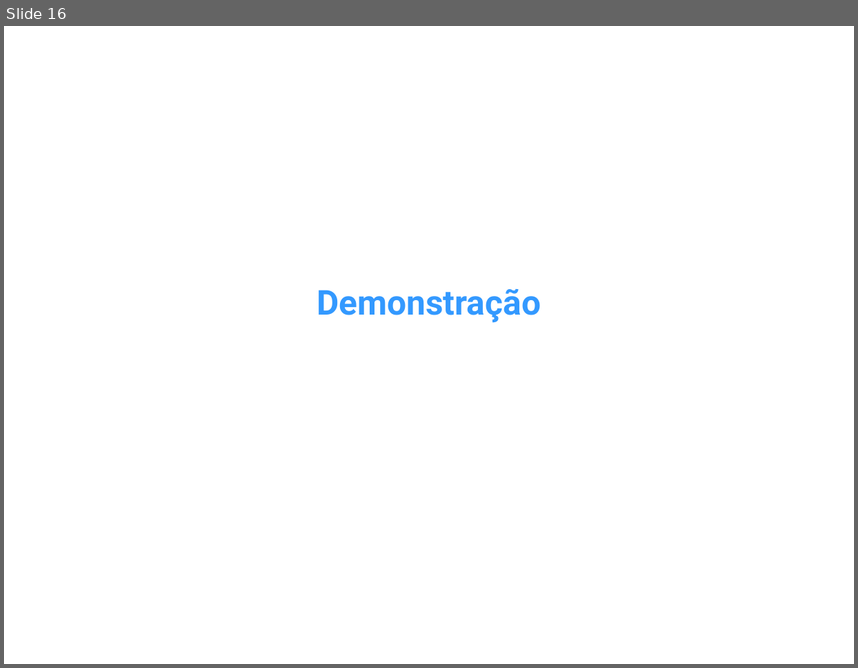
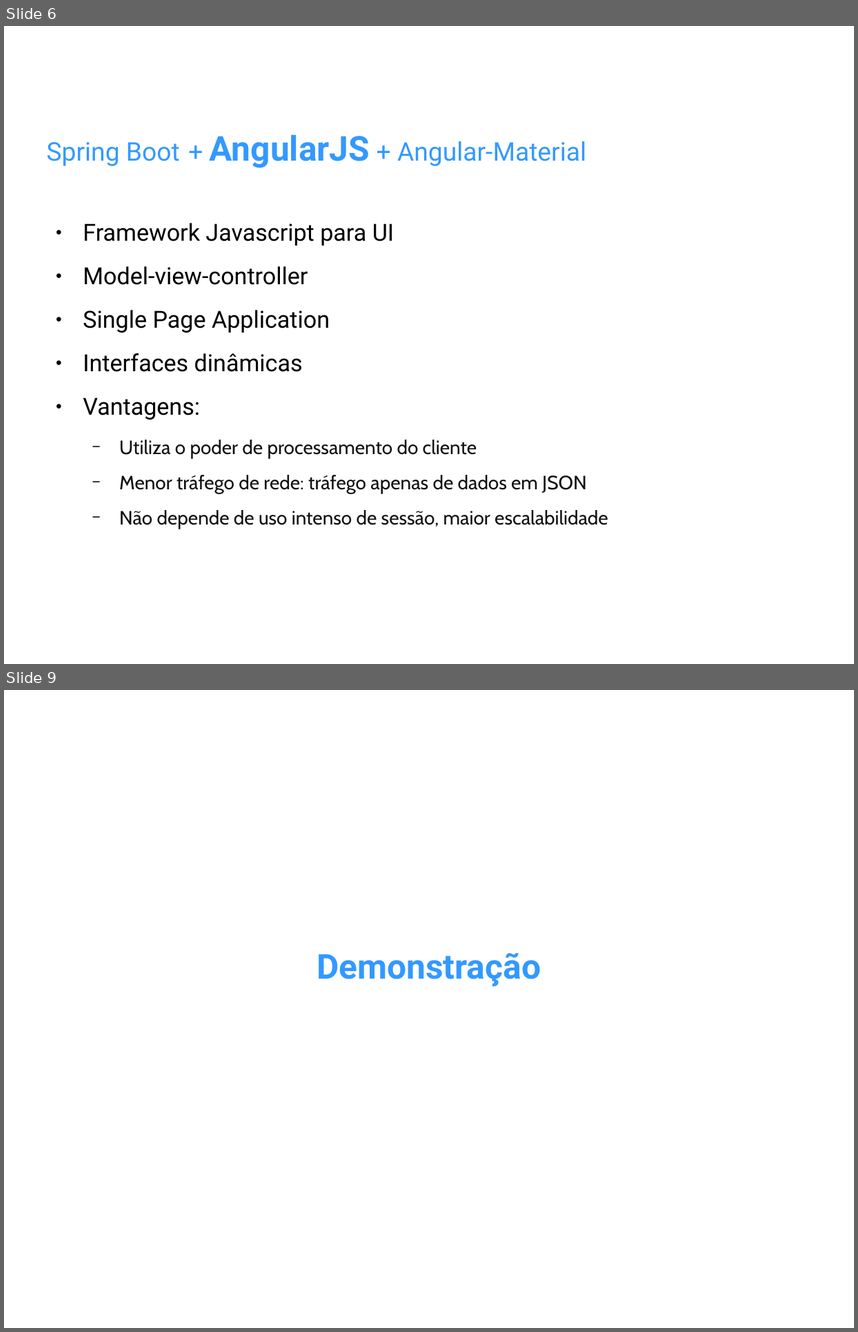
Before and after one commit to amoraes/spring-boot-unesp, a slide deck: etc/Apresentacao-InfoUnesp2016.odp. Shown one above the other, each under a label of ours: slide 16 before the commit, slides 6 and 9 after it; the slides between them are not shown. The pictures are 858x668 and 858x1332 pixels, drawn with LibreOffice and Linux fonts; fonts in the diff are those of the drawing; background and template pictures are left out. Boxes give left, top, right and bottom in pixels: in the first picture for what was removed or moved away, otherwise in the second. Text is boxed around its words. In the diff, an @@ line names an element or a change of style, - is before the commit and + after.

```diff
--- a/etc/Apresentacao-InfoUnesp2016.odp
+++ b/etc/Apresentacao-InfoUnesp2016.odp
@@ slide 6 added at bbox=[4, 26, 854, 664], background picture (left out) @@
@@ title added at bbox=[47, 134, 586, 168], 24 pt, text #3399FF @@
+Spring Boot + AngularJS + Angular-Material
@@ text added at bbox=[83, 223, 608, 529], 18 pt, text #111111 @@
+● Framework Javascript para UI
+● Model-view-controller
+● Single Page Application
+● Interfaces dinâmicas
+● Vantagens:
+  − Utiliza o poder de processamento do cliente
+  − Menor tráfego de rede: tráfego apenas de dados em JSON
+  − Não depende de uso intenso de sessão, maior escalabilidade
@@ what was slide 16 is now slide 9 @@
```
Also in this commit, not shown: 1 slide changed, 6 other slides added, 14 slides removed.
